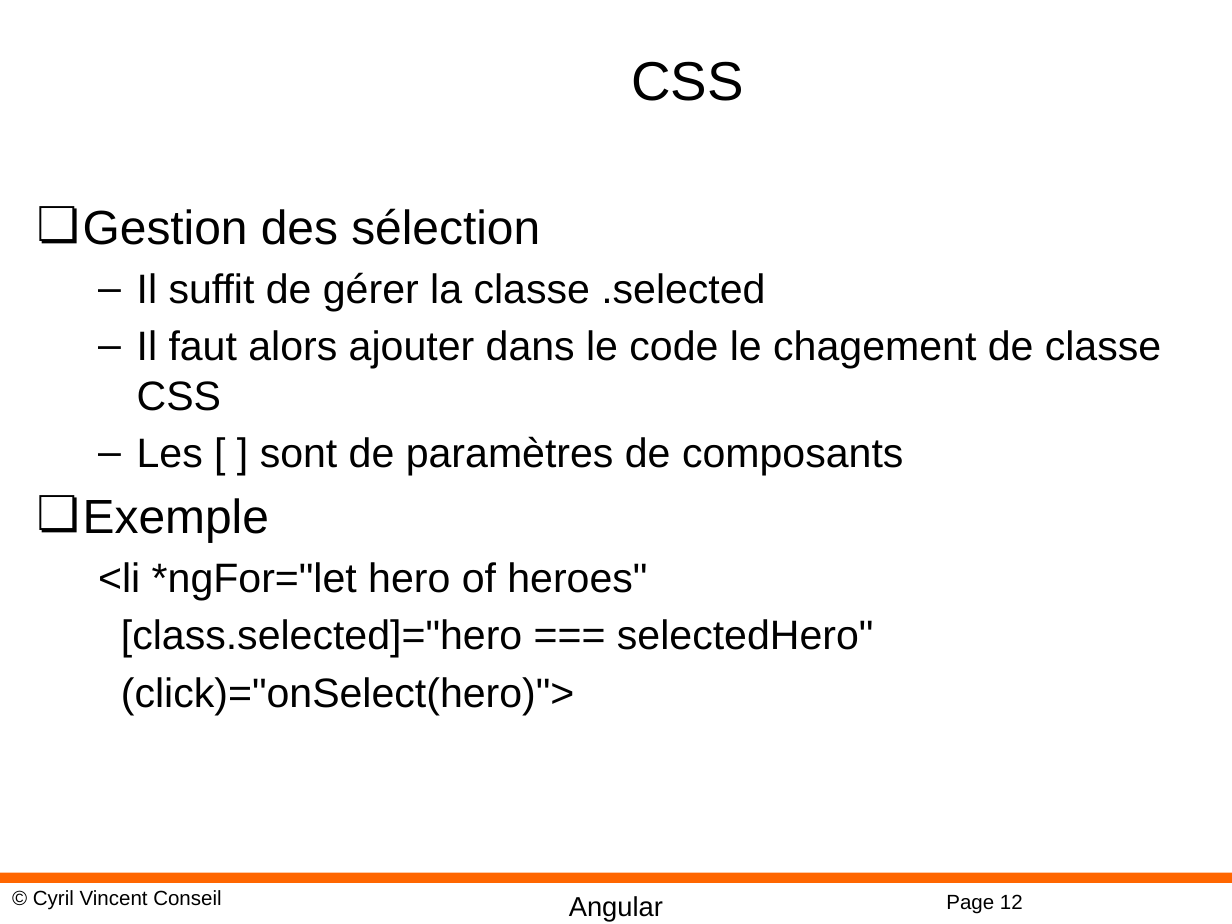
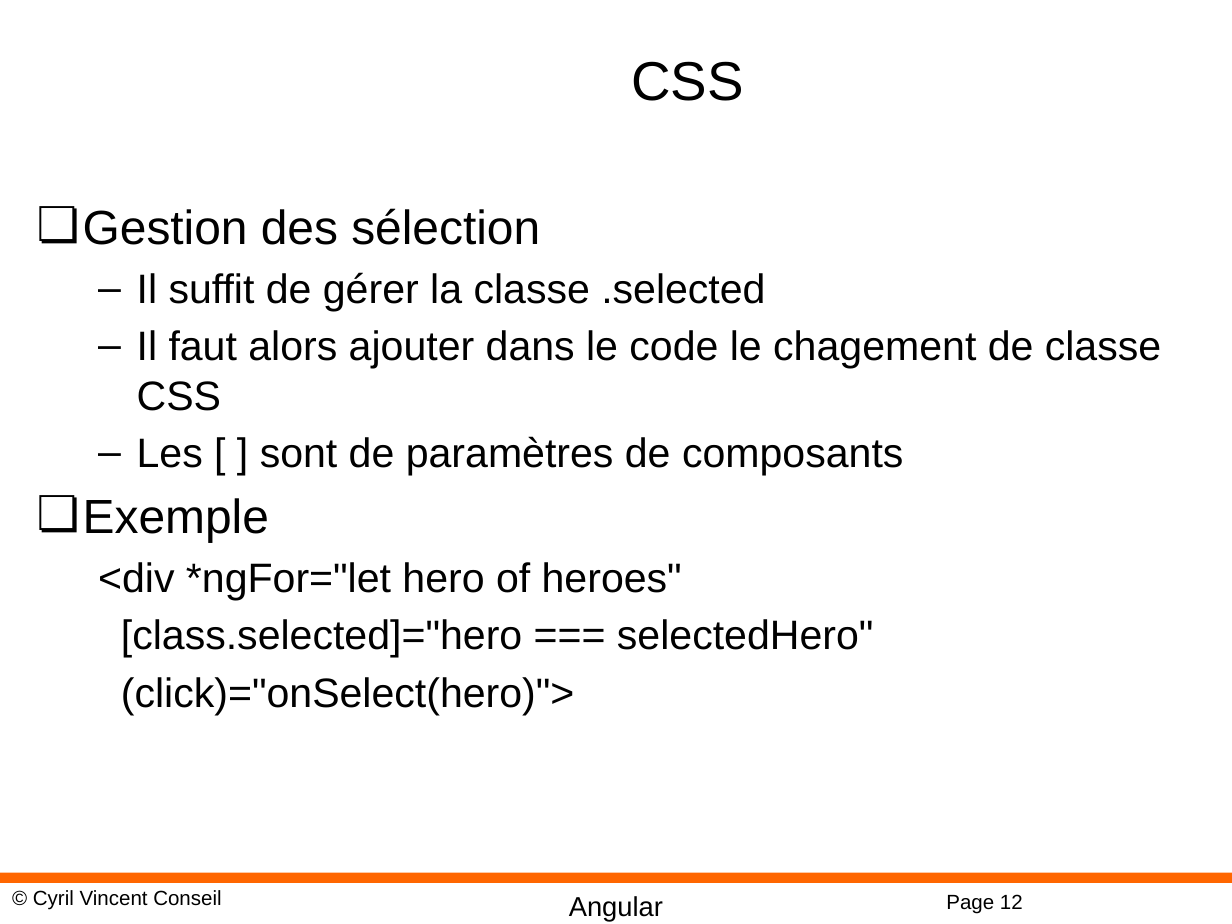
Before and after one commit to cyrilvincent/angular, a slide deck: slide 12 of PPT/Angular09-Directives.pptx. Drawn at 1232x924 pixels with LibreOffice and Linux fonts; fonts in the diff are those of the drawing; background and template pictures are left out. Boxes give left, top, right and bottom in pixels: in the first picture for what was removed or moved away, otherwise in the second. Text is boxed around its words. In the diff, an @@ line names an element or a change of style, - is before the commit and + after.

```diff
--- a/PPT/Angular09-Directives.pptx
+++ b/PPT/Angular09-Directives.pptx
@@ text at (98,562,682,600): text changed @@
-  <li *ngFor="let hero of heroes"
+  <div *ngFor="let hero of heroes"
```
Also in this commit, not shown: 1 other slide changed, 1 slide added, 20 other files.
